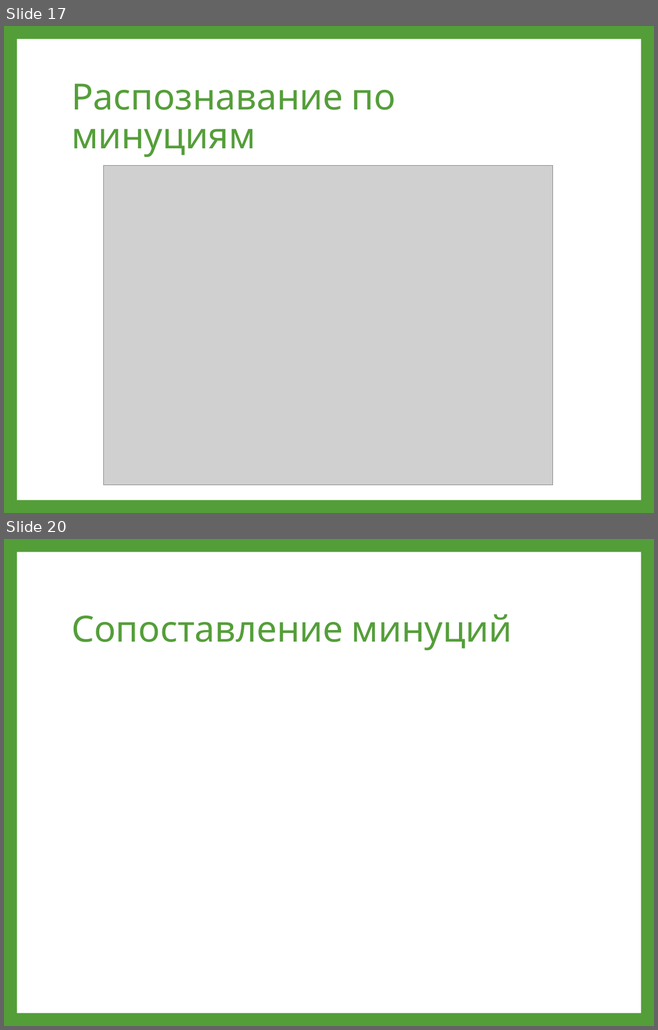
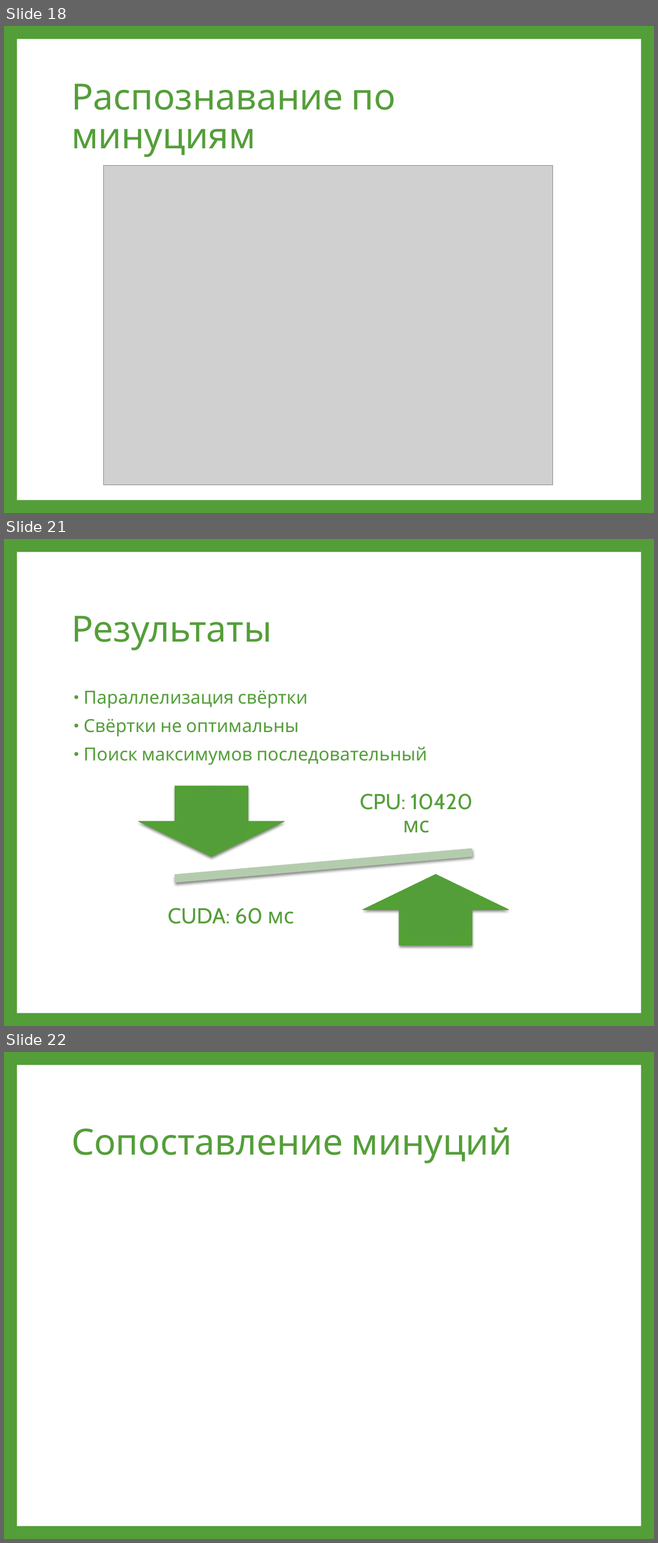
Before and after one commit to swapnilghorpade/cuda-fingerprinting, a slide deck: Publications/15.03.2013 - SPIIRAS/Опыт решения задачи дактилоскопической идентификации с использованием GPGPU.pptx. Shown one above the other, each under a label of ours: slides 17 and 20 before the commit, slides 18, 21 and 22 after it; the slides between them are not shown. The pictures are 658x1030 and 658x1543 pixels, drawn with LibreOffice and Linux fonts; fonts in the diff are those of the drawing; grey boxes stand for pictures. Boxes give left, top, right and bottom in pixels: in the first picture for what was removed or moved away, otherwise in the second. Text is boxed around its words. In the diff, an @@ line names an element or a change of style, - is before the commit and + after.

```diff
--- a/Publications/15.03.2013 - SPIIRAS/Опыт решения задачи дактилоскопической идентификации с использованием GPGPU.pptx
+++ b/Publications/15.03.2013 - SPIIRAS/Опыт решения задачи дактилоскопической идентификации с использованием GPGPU.pptx
@@ slide 21 added at [4, 539, 654, 1026], background #549E39; not listed: 1 template element that a slide beside it also shows @@
@@ title added at [71, 616, 272, 650], 40 pt, text #549E39 @@
+Результаты
@@ text added at [83, 690, 427, 765], 20 pt, text #549E39 @@
+• Параллелизация свёртки
+• Свёртки не оптимальны
+• Поиск максимумов последовательный
@@ group added at [119, 786, 527, 945]: 2 texts, 1 math minus, 1 down arrow, 1 up arrow @@
+CPU: 10420 мс
+CUDA: 60 мс
@@ what was slide 17 is now slide 18 @@
@@ what was slide 20 is now slide 22 @@
```
Also in this commit, not shown: 4 slides changed, 8 other slides added, 5 slides removed.
